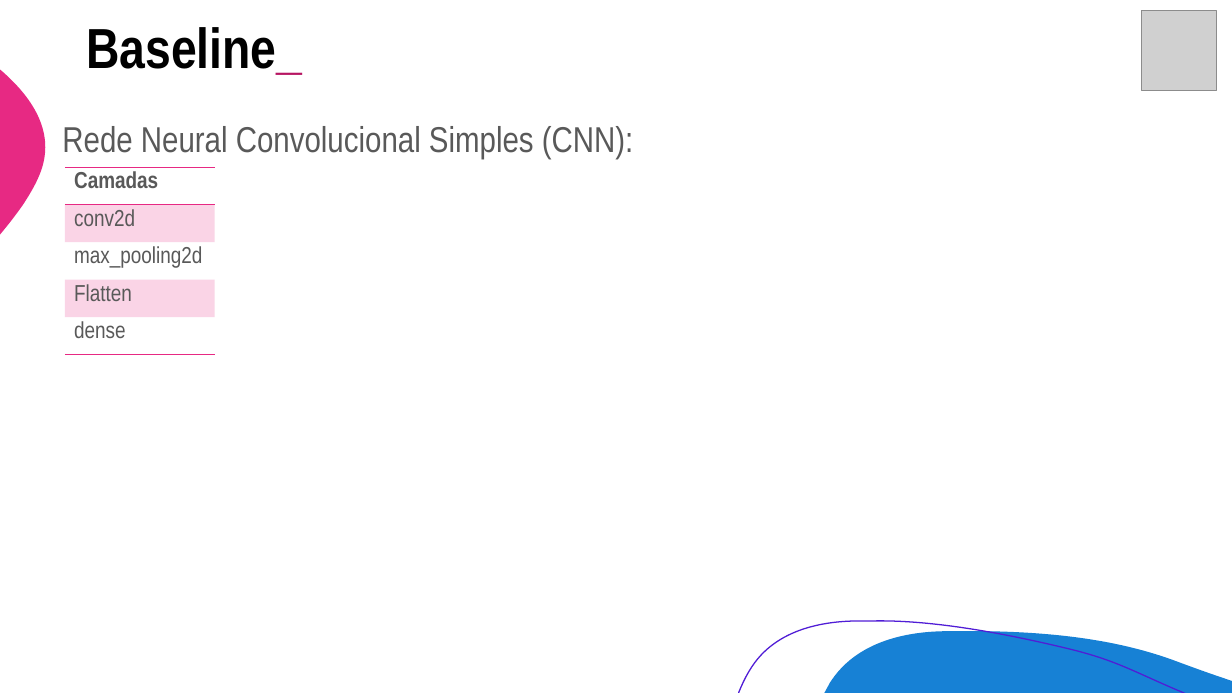
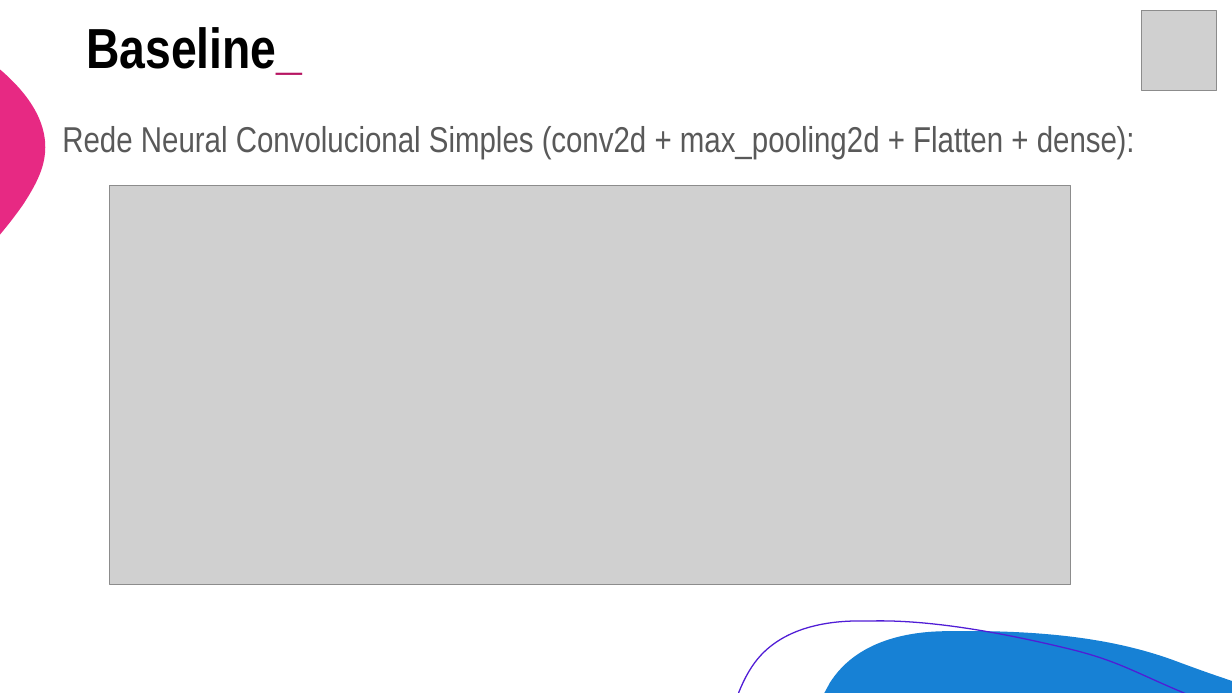
Before and after one commit to mauriciosobrinho/mdc-unicamp-final-project, a slide deck: slide 12 of ppt/Preliminar_Presentation.pptx (slide 11 before the commit). Drawn at 1232x693 pixels with LibreOffice and Linux fonts; fonts in the diff are those of the drawing; grey boxes stand for pictures. Boxes give left, top, right and bottom in pixels: in the first picture for what was removed or moved away, otherwise in the second. Text is boxed around its words. In the diff, an @@ line names an element or a change of style, - is before the commit and + after.

```diff
--- a/ppt/Preliminar_Presentation.pptx
+++ b/ppt/Preliminar_Presentation.pptx
@@ text at (x1=62, y1=126, x2=1135, y2=159): text changed @@
-Rede Neural Convolucional Simples (CNN):
+Rede Neural Convolucional Simples (conv2d + max_pooling2d + Flatten + dense):
@@ table removed at (x1=65, y1=167, x2=214, y2=355), 5 rows, 1 columns @@
-Camadas
-conv2d
-max_pooling2d
-Flatten
-dense
@@ picture added at (x1=110, y1=186, x2=1071, y2=585) @@
```
Also in this commit, not shown: 9 other slides changed, 3 slides added, 3 slides removed.
